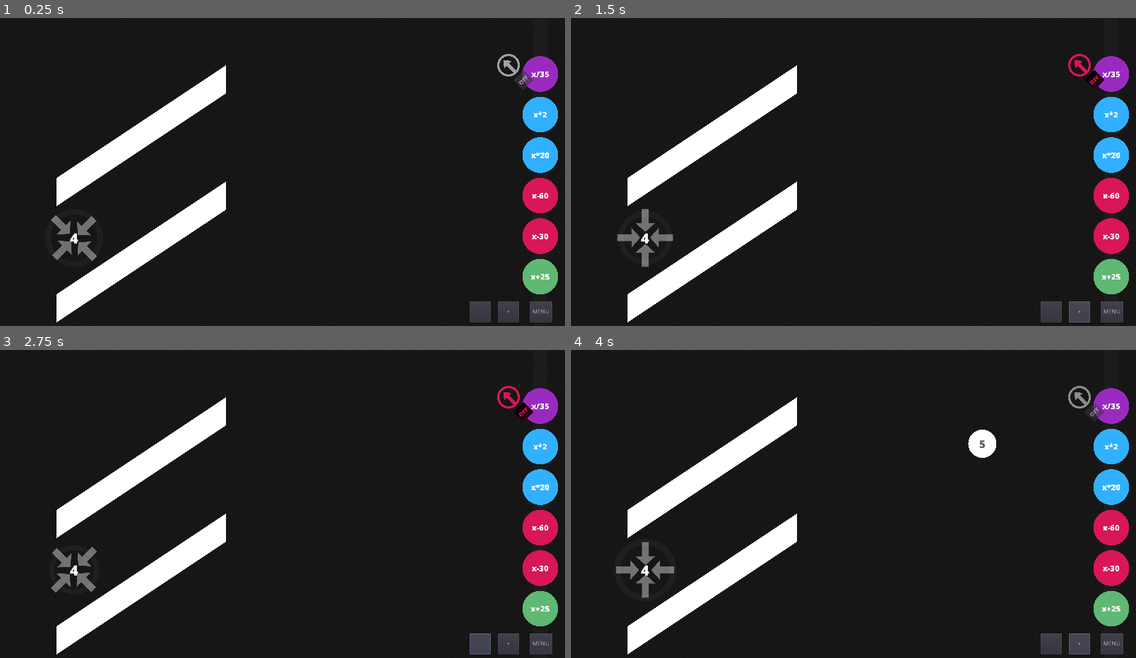
Above: before the commit, frames 1-4 (two rows, left to right).
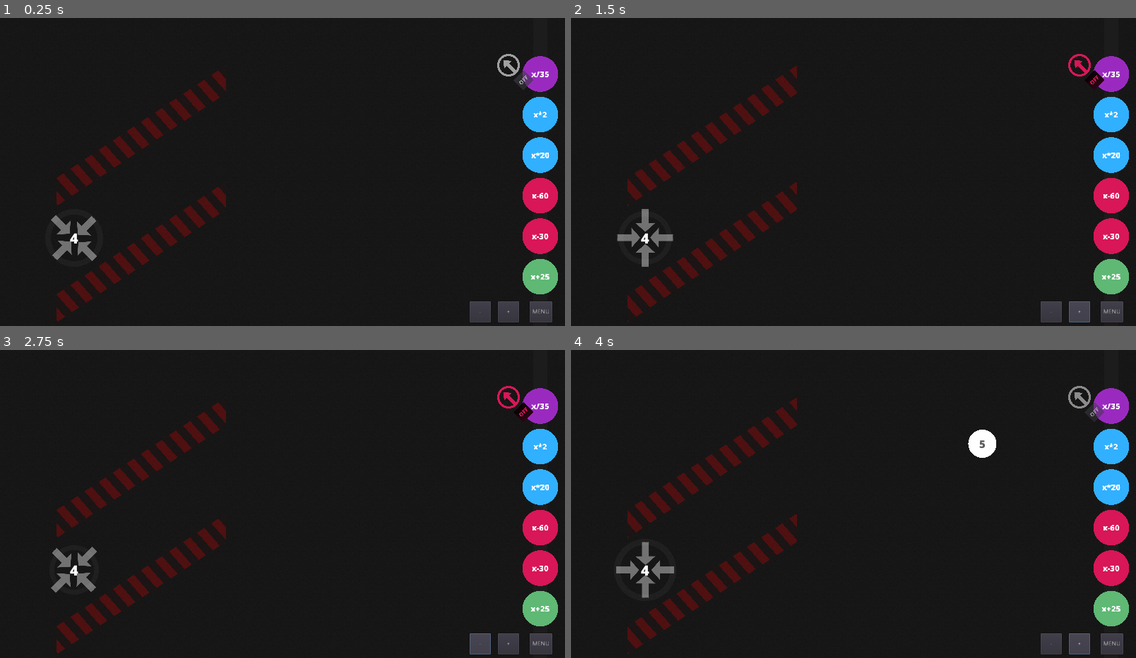
Above: after the commit, the same moments.

Repository: Masonzk/2023TSAVGDSOURCE
Game: Godot game, scene res://Scenes/Levels/10.tscn
Same seed, same stepped clock (60 frames per second), same inputs: the game is played once before the commit and once after it. This scene is started directly instead of the project's main scene.
Inputs:
- Up to frame 1 (0.25 s): no input
- Up to frame 2 (1.5 s): click "OFF" at 0.5 s; click "+" at 1.25 s
- Up to frame 3 (2.75 s): click "-" at 2 s
- Up to frame 4 (4 s): click "OFF" at 2.75 s; click "+" at 3.5 s

The runs differ from the first frame. In frame 1, 5.5% of the frame differs, in the area x 10-40%, y 15-99%; in frame 2, 5.5%; in frame 3, 5.5%; in frame 4, 5.5%.

Commit message:
A Few Things:
First thing: I noticed the camera zoom isn't working, I redownloaded the repository in a new folder and opened it and it wasn't working there either, so  I don't know when that happened.
Now, the things I did:
I created placeholder items on my levels.
I created a shader material for the placeholder Null Zones
I made the placeholder passthrough wall a transparent green.
It also says deleted something from level 1 but as far as I know I never opened it so I don't know.

Diff:
--- a/Scenes/Levels/1.tscn
+++ b/Scenes/Levels/1.tscn
@@ -16,6 +16,3 @@
 
 [node name="Polygon2D" type="Polygon2D" parent="StaticBody2D" index="1"]
 polygon = PoolVector2Array( -687, -505, -564, -510, -559, -432, -693, -432 )
-
-[node name="Camera2D" parent="." index="4"]
-current = false
--- a/Scenes/Levels/10.tscn
+++ b/Scenes/Levels/10.tscn
@@ -1,6 +1,10 @@
-[gd_scene load_steps=2 format=2]
+[gd_scene load_steps=5 format=2]
 
 [ext_resource path="res://Scenes/Levels/Base.tscn" type="PackedScene" id=1]
+[ext_resource path="res://Textures/d141efea9db2f0fa9948b1fbf2419d7f.png" type="Texture" id=2]
+[ext_resource path="res://Shaders/Null-Zone.tres" type="Material" id=3]
+
+[sub_resource type="ShaderMaterial" id=1]
 
 [node name="10" instance=ExtResource( 1 )]
 expressions = [ "x+25", "x-30", "x-60", "x*20", "x*2", "x/35" ]
@@ -13,24 +17,33 @@
 desired_value = 4.0
 
 [node name="Null Zone" type="StaticBody2D" parent="." index="5"]
+modulate = Color( 0.94902, 0.0941176, 0.0941176, 0.431373 )
+material = SubResource( 1 )
 position = Vector2( 256, 576 )
 __meta__ = {
 "_edit_group_": true
 }
 
 [node name="Polygon2D" type="Polygon2D" parent="Null Zone" index="0"]
+material = ExtResource( 3 )
+texture = ExtResource( 2 )
+texture_rotation_degrees = 70.0
 polygon = PoolVector2Array( -128, -192, 256, -448, 256, -384, -128, -128 )
 
 [node name="CollisionPolygon2D" type="CollisionPolygon2D" parent="Null Zone" index="1"]
 polygon = PoolVector2Array( -128, -128, 256, -384, 256, -448, -128, -192 )
 
 [node name="Null Zone2" type="StaticBody2D" parent="." index="6"]
+modulate = Color( 0.94902, 0.0941176, 0.0941176, 0.431373 )
 position = Vector2( 256, 840 )
 __meta__ = {
 "_edit_group_": true
 }
 
 [node name="Polygon2D" type="Polygon2D" parent="Null Zone2" index="0"]
+material = ExtResource( 3 )
+texture = ExtResource( 2 )
+texture_rotation_degrees = 70.0
 polygon = PoolVector2Array( -128, -192, 256, -448, 256, -384, -128, -128 )
 
 [node name="CollisionPolygon2D" type="CollisionPolygon2D" parent="Null Zone2" index="1"]
--- a/Scenes/Levels/8.tscn
+++ b/Scenes/Levels/8.tscn
@@ -1,15 +1,49 @@
-[gd_scene load_steps=2 format=2]
+[gd_scene load_steps=4 format=2]
 
 [ext_resource path="res://Scenes/Levels/Base.tscn" type="PackedScene" id=1]
+[ext_resource path="res://Shaders/Null-Zone.tres" type="Material" id=2]
+[ext_resource path="res://Textures/d141efea9db2f0fa9948b1fbf2419d7f.png" type="Texture" id=3]
 
 [node name="8" instance=ExtResource( 1 )]
 expressions = [ "x+3", "x+360", "x+70", "x-20", "x*5", "x*4", "x/10" ]
 
 [node name="Emitter" parent="." index="0"]
-position = Vector2( 160, 224 )
+position = Vector2( 128, 128 )
 emit_direction = Vector2( 0, 1 )
 default_value = 140.0
 
 [node name="Collector" parent="." index="1"]
 position = Vector2( 640, 256 )
 desired_value = 427.0
+
+[node name="Null Zone" type="StaticBody2D" parent="." index="5"]
+modulate = Color( 0.94902, 0.0941176, 0.0941176, 0.431373 )
+position = Vector2( 192, 64 )
+__meta__ = {
+"_edit_group_": true
+}
+
+[node name="CollisionPolygon2D" type="CollisionPolygon2D" parent="Null Zone" index="0"]
+polygon = PoolVector2Array( 32, 0, 320, 0, 320, 128, 32, 128 )
+
+[node name="Polygon2D" type="Polygon2D" parent="Null Zone" index="1"]
+material = ExtResource( 2 )
+texture = ExtResource( 3 )
+texture_rotation_degrees = 70.0
+polygon = PoolVector2Array( 32, 0, 320, 0, 320, 128, 32, 128 )
+
+[node name="Null Zone2" type="StaticBody2D" parent="." index="6"]
+modulate = Color( 0.94902, 0.0941176, 0.0941176, 0.431373 )
+position = Vector2( 832, 64 )
+__meta__ = {
+"_edit_group_": true
+}
+
+[node name="CollisionPolygon2D" type="CollisionPolygon2D" parent="Null Zone2" index="0"]
+polygon = PoolVector2Array( 0, 0, 256, 0, 256, 544, 0, 544 )
+
+[node name="Polygon2D" type="Polygon2D" parent="Null Zone2" index="1"]
+material = ExtResource( 2 )
+texture = ExtResource( 3 )
+texture_rotation_degrees = 70.0
+polygon = PoolVector2Array( 0, 0, 256, 0, 256, 544, 0, 544 )
--- a/Scenes/Levels/9.tscn
+++ b/Scenes/Levels/9.tscn
@@ -13,6 +13,7 @@
 desired_value = 115.0
 
 [node name="Pass (x+10)" type="StaticBody2D" parent="." index="5"]
+modulate = Color( 0.372549, 0.721569, 0.454902, 0.392157 )
 position = Vector2( 448, 448 )
 __meta__ = {
 "_edit_group_": true
--- /dev/null
+++ b/Shaders/Null-Zone.tres
@@ -0,0 +1,29 @@
+[gd_resource type="ShaderMaterial" load_steps=2 format=2]
+
+[sub_resource type="Shader" id=2]
+code = "shader_type canvas_item;
+
+uniform vec4 color_gap: hint_color = vec4(0.25);
+uniform vec4 color_stripe: hint_color = vec4(1.0, 0.75, 0.0, 1.0);
+uniform float divisions = 8.0; // increase for more stripe density
+uniform float stripe_bias = 2.5; // 1.0 means no stripes; 2.0 means stripes and gaps are equal size
+uniform float speed = 0.1;
+uniform float angle = 0.7854; // in radians
+
+void fragment() {
+	float w = cos(angle) * UV.x + sin(angle) * UV.y - speed * TIME;
+	if (floor(mod(w * divisions, stripe_bias)) < 0.0001) {
+		COLOR = color_gap;
+	} else {
+		COLOR = color_stripe;
+	}
+}"
+
+[resource]
+shader = SubResource( 2 )
+shader_param/color_gap = Color( 0.25, 0.25, 0.25, 0.25 )
+shader_param/color_stripe = Color( 0.968627, 0.054902, 0.054902, 0.615686 )
+shader_param/divisions = 24.0
+shader_param/stripe_bias = 2.0
+shader_param/speed = 0.1
+shader_param/angle = 0.5
